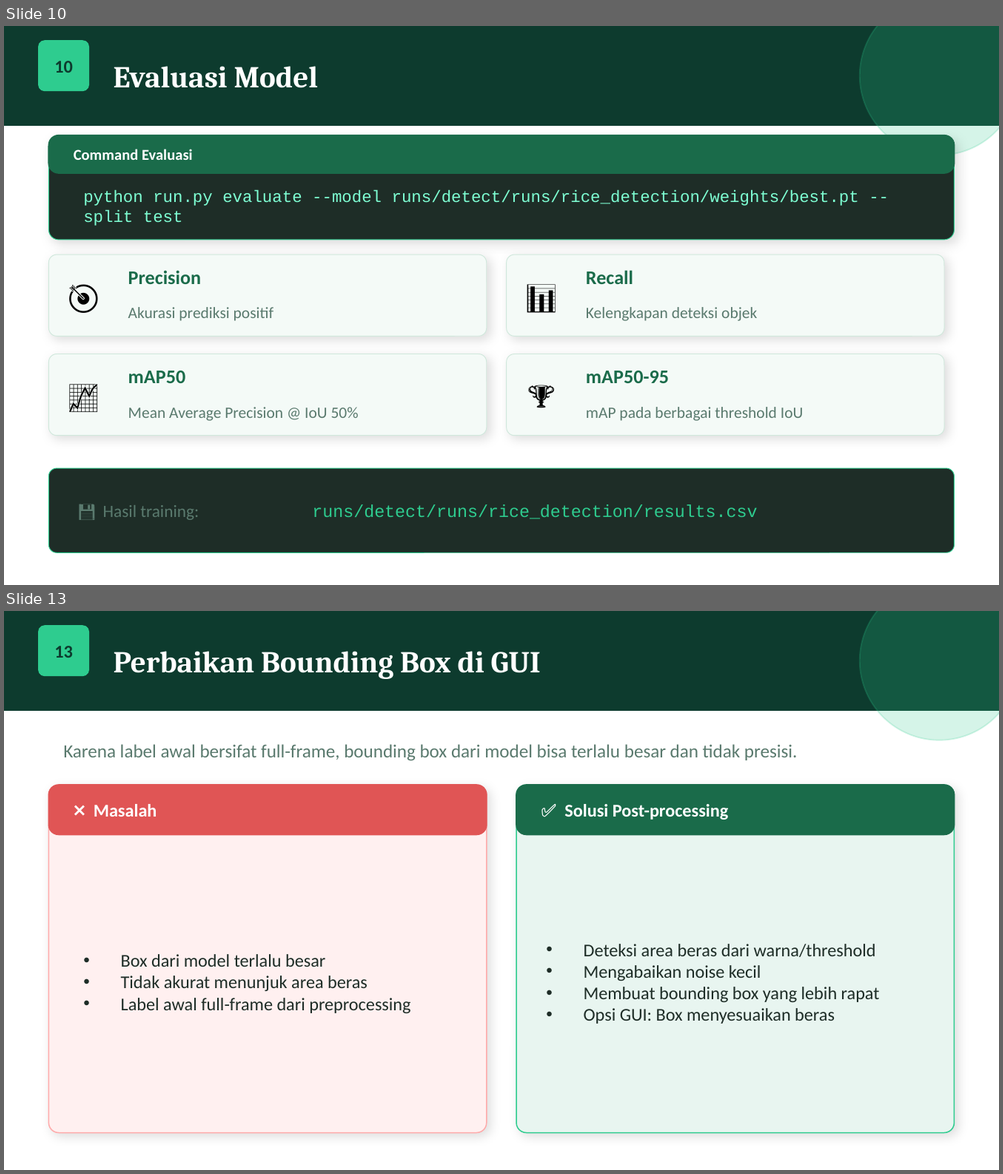
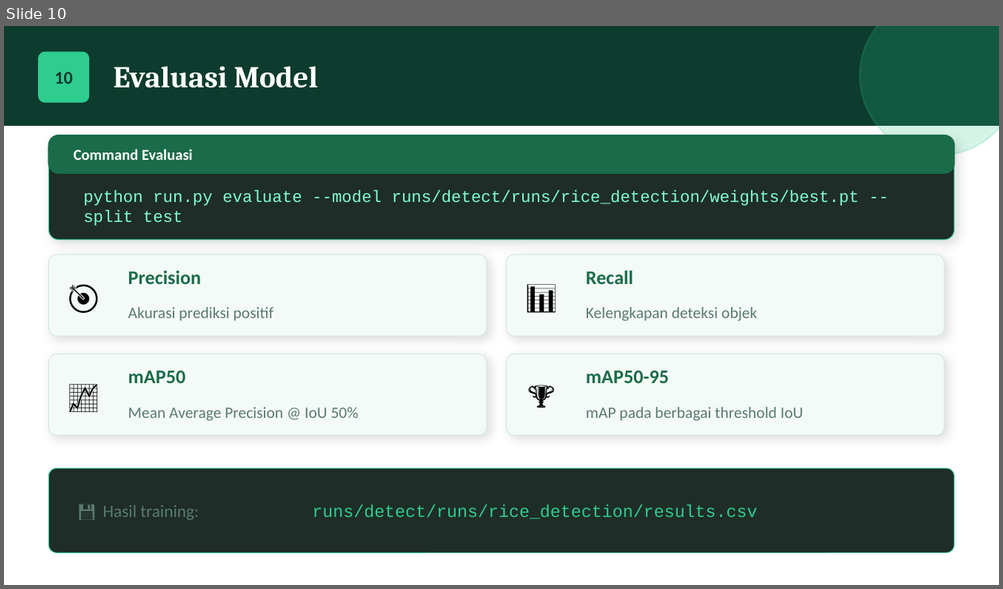
Before and after one commit to yadiefr/Machine-Learning-Deteksi-Objek-Beras, a slide deck: DeteksiBeras_YOLO.pptx. Shown one above the other, each under a label of ours: slides 10 and 13 before the commit, slide 10 after it; the slides between them are not shown. The pictures are 1003x1174 and 1003x589 pixels, drawn with LibreOffice and Linux fonts; fonts in the diff are those of the drawing. Boxes give left, top, right and bottom in pixels: in the first picture for what was removed or moved away, otherwise in the second. Text is boxed around its words. In the diff, an @@ line names an element or a change of style, - is before the commit and + after.

Commit message:
Perbaikan struktur proyek: hapus gui_predict.py, tambahkan app_browser.py, serta perbarui .gitignore dan requirements.txt.

```diff
--- a/DeteksiBeras_YOLO.pptx
+++ b/DeteksiBeras_YOLO.pptx
@@ slide 13 removed at [4,611,999,1170], background #FFFFFF @@
@@ rectangle removed at [4,611,999,710] @@
@@ rounded rectangle removed at [39,626,88,675] @@
@@ ellipse removed at [859,611,999,741] @@
@@ text removed at [54,646,73,658] @@
-13
@@ text removed at [114,651,540,679] @@
-Perbaikan Bounding Box di GUI
@@ text removed at [63,744,797,761] @@
-Karena label awal bersifat full-frame, bounding box dari model bisa terlalu besar dan tidak presisi.
@@ rounded rectangle removed at [48,785,486,1133] @@
@@ rounded rectangle removed at [48,785,486,834] @@
@@ rounded rectangle removed at [516,785,954,1133] @@
@@ rounded rectangle removed at [516,785,954,834] @@
@@ text removed at [94,804,157,817] @@
-❌ Masalah
@@ text removed at [564,804,728,820] @@
-✅ Solusi Post-processing
@@ text removed at [121,954,410,1014] @@
-• Box dari model terlalu besar
-• Tidak akurat menunjuk area beras
-• Label awal full-frame dari preprocessing
@@ text removed at [583,944,879,1024] @@
-• Deteksi area beras dari warna/threshold
-• Mengabaikan noise kecil
-• Membuat bounding box yang lebih rapat
-• Opsi GUI: Box menyesuaikan beras
@@ slide 10 changed as well @@
@@ text "10": place and size @@
-text "10" at [54,61,73,73]
+text "10" at [54,72,73,84]
@@ rounded rectangle: place and size @@
-rounded rectangle at [39,41,88,90]
+rounded rectangle at [39,52,88,101]
```
Also in this commit, not shown: 9 other slides changed, 1 slide added, 3 other slides removed, 4 other files.
